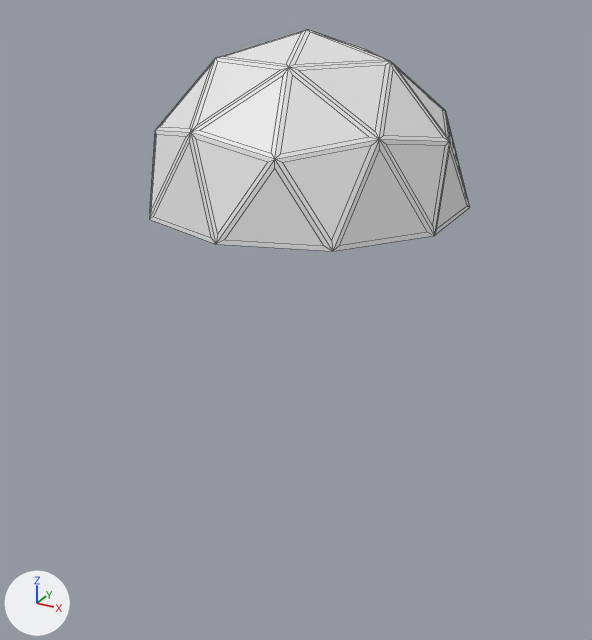
The Blender file artsource/player_buildings/wireframe.blend: old version first, new version second.
Both versions are drawn from a 50 mm lens placed at (8.38, -17.57, 11.66), pointed at (-0.69, -1.09, 3.41). The axes (+X, +Y, +Z) are drawn at lower left. The lights are the same throughout. Mesh edges are drawn as thin lines. The same objects are shown in both versions, whatever each file hides.

Names of what the first picture shows: 'Cube.013_Cube.007'.
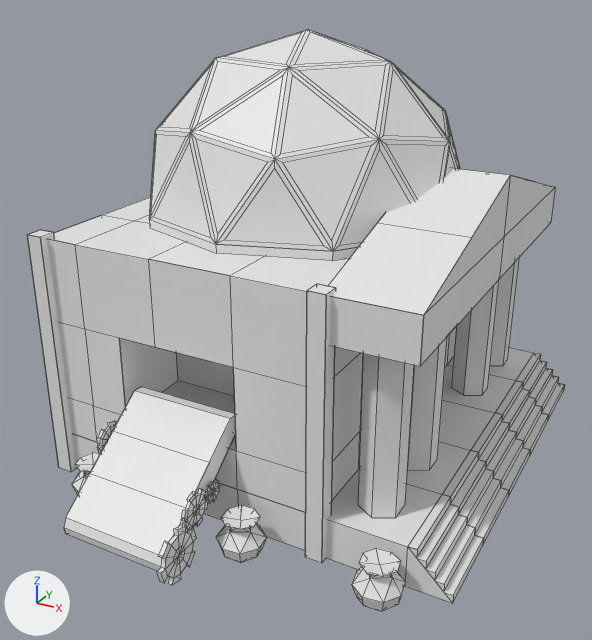
Pixel boxes [x1, y1, x2, y2] of what changed, in the pictures (592 x 640 px):
'Cube.013_Cube.007', reshaped (67% wider, 161% taller)
    before: [149, 29, 470, 251]
    after: [27, 29, 565, 611]
part 1 of me_cube_013_cube_007, added
    after: [27, 168, 565, 611]

The change, as a diff of the scene's bpy script:
```diff
--- a/artsource/player_buildings/wireframe.blend.py
+++ b/artsource/player_buildings/wireframe.blend.py
@@ me_cube_013_cube_007 @@
 # used by ob_cube_013_cube_007; location = (0.0, 0.0, 0.0); rotation_euler = (1.571, 0.0, 0.0), in degrees (90, 0, 0)
-me_cube_013_cube_007.from_pydata(...)  # 146 vertices, 160 faces; spans x -4.8..2.8, y 6.2..10.2, z -4.0..4.0
+me_cube_013_cube_007.from_pydata(...)  # 2254 vertices, 2053 faces; spans x -5.2..5.0, y -0.12..10.2, z -7.81..7.71
+# me_cube_013_cube_007 part 1: 2108 vertices added at x -5.2..5.0, y -0.12..8.16, z -7.81..7.71
```
